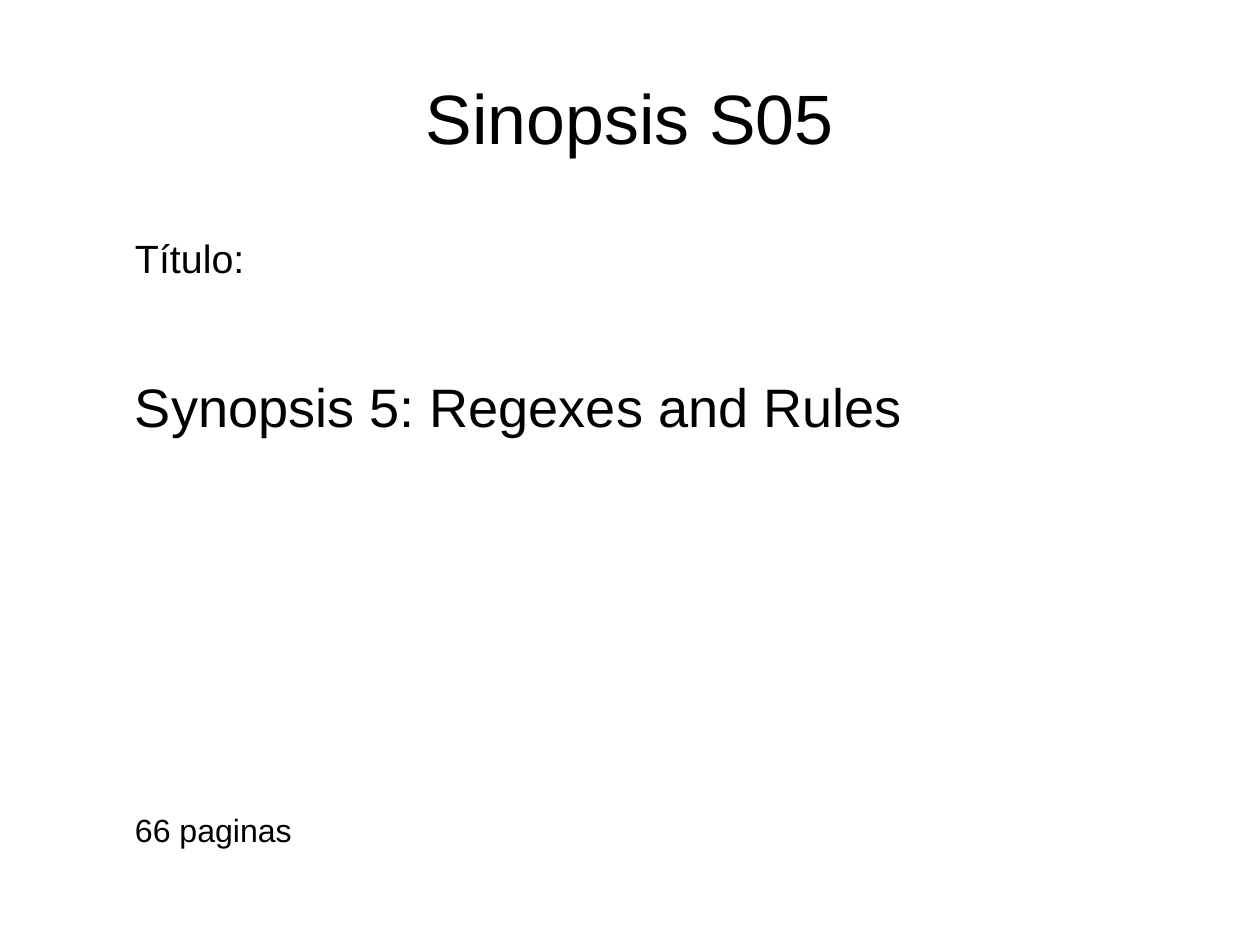
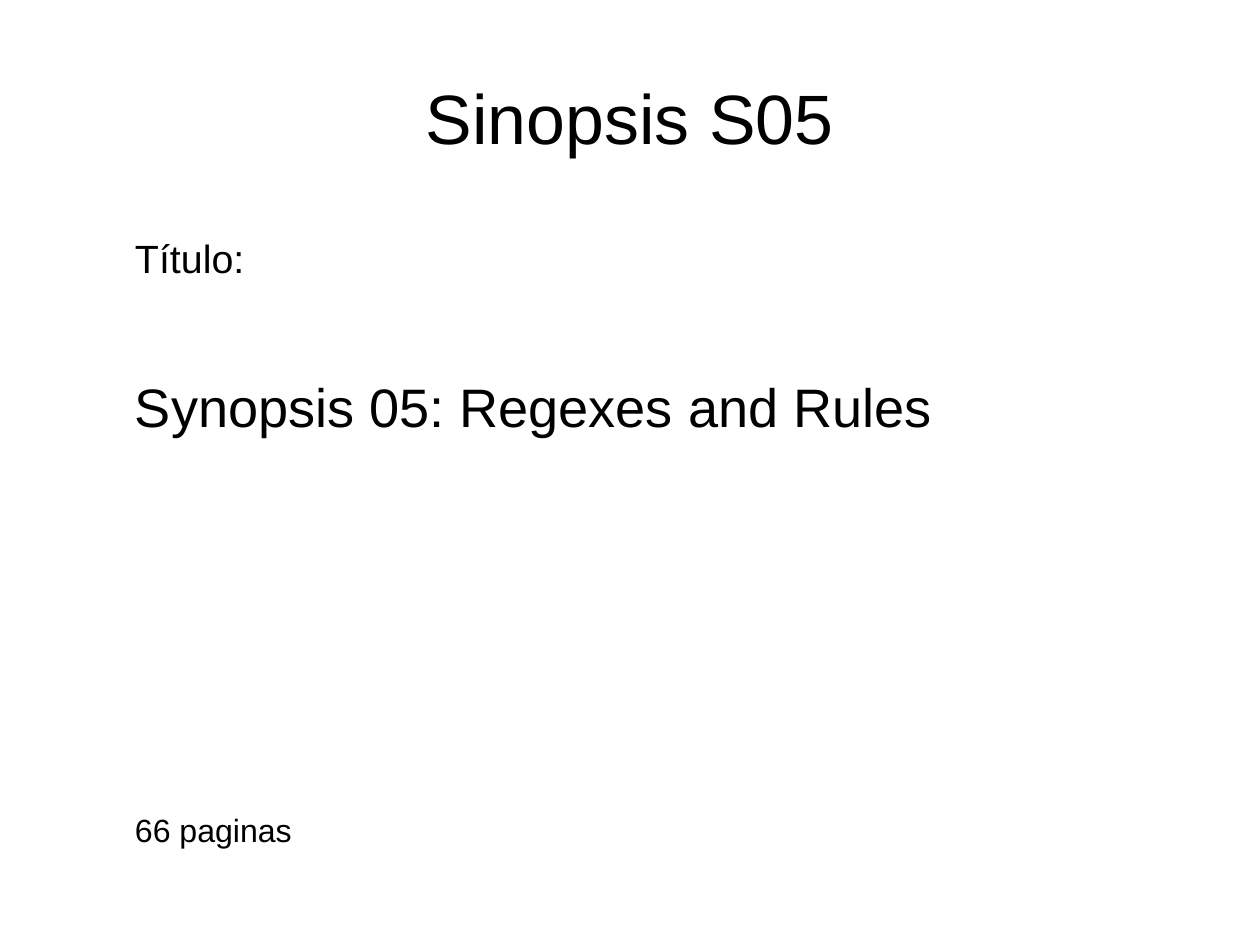
Before and after one commit to renatolrr/Regexes-and-Rules, a slide deck: slide 3 of impress/odp/Regexes-and-Rules.odp. Drawn at 1260x945 pixels with LibreOffice and Linux fonts; fonts in the diff are those of the drawing. Boxes give left, top, right and bottom in pixels: in the first picture for what was removed or moved away, otherwise in the second. Text is boxed around its words. In the diff, an @@ line names an element or a change of style, - is before the commit and + after.

```diff
--- a/impress/odp/Regexes-and-Rules.odp
+++ b/impress/odp/Regexes-and-Rules.odp
@@ text at box(135, 387, 931, 437): text changed @@
-Synopsis 5: Regexes and Rules
+Synopsis 05: Regexes and Rules
```
Also in this commit, not shown: 5 other slides changed, 8 slides added, 1 slide removed, 2 other files.
